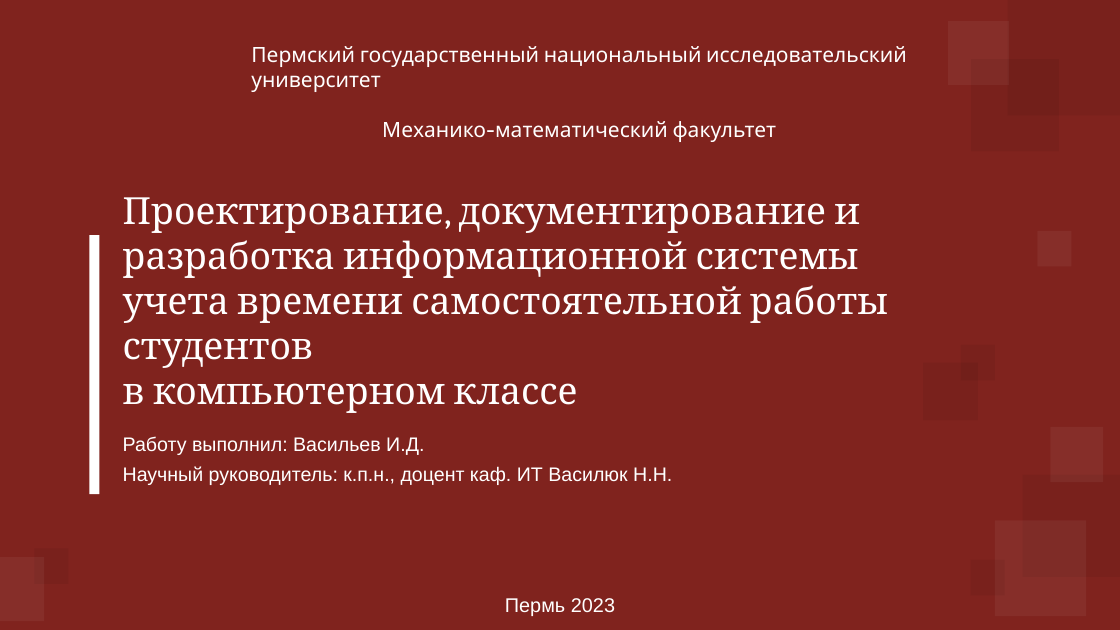
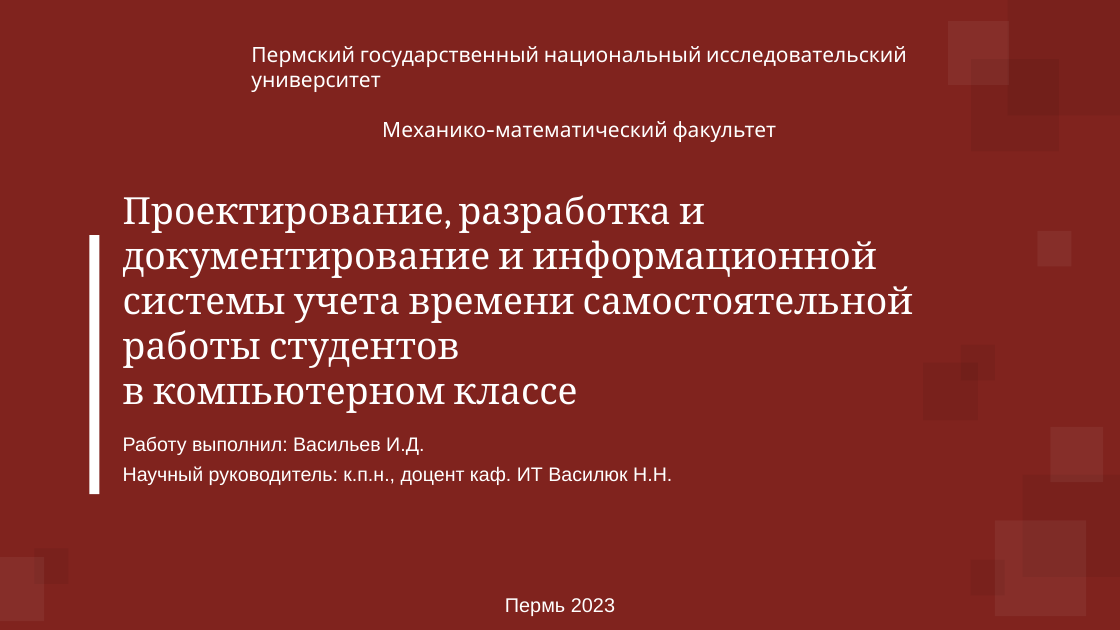
Before and after one commit to VasilevID1111/students-class, a slide deck: slide 1 of Диплом файлы/Proektirovanie_i_dokumentirovanie_informatsionnoy_sistemy_ucheta_vremeni_samostoyatelnoy.pptx. Drawn at 1120x630 pixels with LibreOffice and Linux fonts; fonts in the diff are those of the drawing; background and template pictures are left out. Boxes give left, top, right and bottom in pixels: in the first picture for what was removed or moved away, otherwise in the second. Text is boxed around its words. In the diff, an @@ line names an element or a change of style, - is before the commit and + after.

```diff
--- a/Диплом файлы/Proektirovanie_i_dokumentirovanie_informatsionnoy_sistemy_ucheta_vremeni_samostoyatelnoy.pptx
+++ b/Диплом файлы/Proektirovanie_i_dokumentirovanie_informatsionnoy_sistemy_ucheta_vremeni_samostoyatelnoy.pptx
@@ title at box(123, 195, 913, 413): text changed @@
-Проектирование, документирование и разработка информационной системы учета времени самостоятельной работы студентов
-в компьютерном классе
+Проектирование, разработка и документирование и информационной системы учета времени самостоятельной работы студентов
+в компьютерном классе
```
Also in this commit, not shown: 3 other slides changed.
